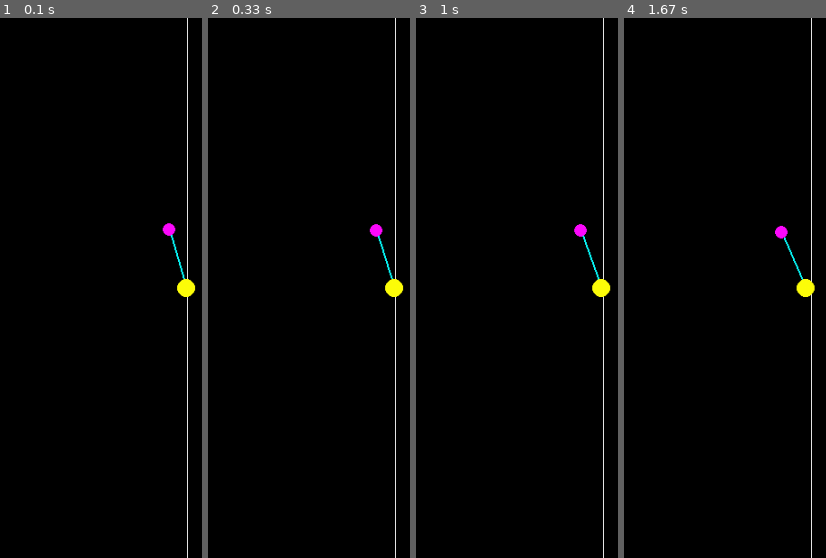
Above: before the commit, frames 1-4 (left to right).
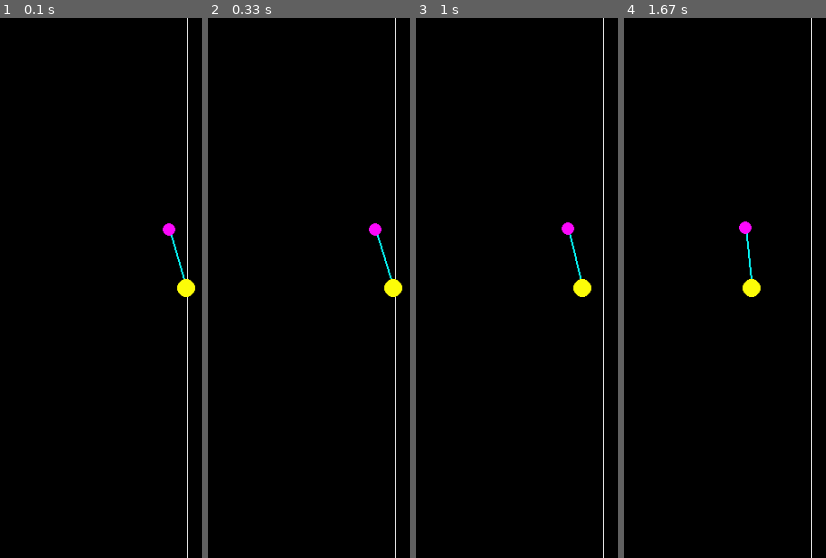
Above: after the commit, the same moments.

Repository: troncosoae/tareas-ctrl-intel
Game: pygame game, started from t2/main.py
The game is run twice, just before and just after one commit, with the same random seed, the same clock (stepped at 60 frames per second) and the same inputs.
Inputs:
- Up to frame 1 (0.1 s): no input
- Up to frame 2 (0.33 s): no input
- Up to frame 3 (1 s): no input
- Up to frame 4 (1.67 s): no input

Frame 1 is identical in both runs. In frame 2, 0.2% of the frame differs, in the area x 79-98%, y 37-52%; in frame 3, 1.0%, in the area x 71-97%, y 37-52%; in frame 4, 1.0%.

Commit message:
fuzzy pid

Diff:
--- a/t2/FuzzyTools.py
+++ b/t2/FuzzyTools.py
@@ -1,30 +1,104 @@
 import numpy as np
 from scipy.integrate import quad
+import matplotlib.pyplot as plt
 from Simulation import BasicController
 
 
 class FuzzySet:
-    def __init__(self, membership_funcion):
-        self.mf = membership_funcion
+    def __init__(self, membership_function=lambda x: 0):
+        self.membership_function = membership_function
 
     def membership_value(self, x):
-        return self.mf(x)
+        return self.membership_function(x)
 
 
-class FuzzyController(BasicController):
-    def __init__(self, input_keys=[]):
+class FuzzyPIController(BasicController):
+    def __init__(self, Ts, input_sets, output_sets):
         BasicController.__init__(self)
-        self.sets = {input_key: [] for input_key in input_keys}
-
-    def add_set(self, input_key, fuzzy_set):
-        self.sets[input_key].append(fuzzy_set)
+        self.Ts = Ts
+        self.last_error = 0
+        self.int_error = 0
+        self.input_sets = input_sets
+        self.output_sets = output_sets
 
     def fuzzify_inputs(self, inputs):
-        if inputs.keys() != self.sets.keys():
+        if inputs.keys() != self.input_sets.keys():
             raise Exception('inputs keys must be the same!')
+        membership_values = {}
+        for input_key in inputs:
+            input_value = inputs[input_key]
+            inputs_sets = self.input_sets[input_key]
+            membership_values_for_key = {}
+            for set_key in inputs_sets:
+                membership_values_for_key[set_key] = \
+                    inputs_sets[set_key].membership_value(input_value)
+            membership_values[input_key] = membership_values_for_key
+        print(membership_values)
+        return membership_values
+
+    def inference_model(self, membership_values):
+        e_membership_values = membership_values['e']
+        de_membership_values = membership_values['de']
+
+        output_functions = []
+        for e_set_key in e_membership_values:
+            for de_set_key in de_membership_values:
+                output_set = self.output_sets[
+                    f'e: {e_set_key}; de: {de_set_key}']
+                # print(output_set.membership_function(12.5), e_membership_values[e_set_key], de_membership_values[de_set_key])
+                # print(np.min([
+                #     output_set.membership_function(12.5),
+                #     e_membership_values[e_set_key],
+                #     de_membership_values[de_set_key]
+                # ]))
+
+                def get_output_function(e_set_key, de_set_key, membership_function):
+                    def output_function(x):
+                        return np.min([
+                            membership_function(x),
+                            e_membership_values[e_set_key],
+                            de_membership_values[de_set_key]
+                        ])
+                    return output_function
+                output_function = get_output_function(e_set_key, de_set_key, output_set.membership_function)
+
+                # print('l1', output_function(12.5))
+
+                output_functions.append(output_function)
+
+        print([f(12.5) for f in output_functions])
+        return output_functions
+
+    def defuzzification(self, output_functions):
+        def output_function(x):
+            return np.max([f(x) for f in output_functions])
+        # test = 12.5
+        # print([f(test) for f in output_functions])
+        # print(f'output_function({test})', output_function(test))
+        # x_list = np.linspace(-20, 20, num=2000)
+        # y_list = [output_function(x) for x in x_list]
+        # plt.plot(x_list, y_list)
+        # plt.show()
+        int_fx = quad(lambda x: output_function(x)*x, -20, 20)[0]
+        int_f = quad(lambda x: output_function(x), -20, 20)[0]
+        if int_f == 0:
+            int_f = 1e-10
+        out = int_fx/int_f
+        return out
 
     def next_u(self, error):
-        u = 0
+        e = error
+        de = (error - self.last_error)/self.Ts
+        ie = self.int_error + error
+        self.int_error = ie
+        self.last_error = error
+
+        membership_values = self.fuzzify_inputs({'e': e, 'de': de})
+        output_functions = self.inference_model(membership_values)
+        u = self.defuzzification(output_functions)
+
+        print(f'e: {e:5.5}, de: {de:5.5} -> u: {u:5.5}')
+
         return u
 
 
@@ -54,26 +128,28 @@
 
 
 if __name__ == '__main__':
-    ramp = ramp_function_generator(1, 2)
-    print(ramp(0.5))
-    print(ramp(1.5))
-    print(ramp(2.5))
-    ramp = ramp_function_generator(2, 1)
-    print(ramp(0.5))
-    print(ramp(1.5))
-    print(ramp(2.5))
-    print('-----')
-    trapezoid = trapezoid_function_generator(1, 2, 4, 5)
-    print(trapezoid(0.5))
-    print(trapezoid(1.5))
-    print(trapezoid(3))
-    print(trapezoid(4.5))
-    print(trapezoid(5.5))
-    print(quad(trapezoid, 0, 10))
-    trapezoid = trapezoid_function_generator(1.5, 1.51, 4.5, 4.51)
-    print(trapezoid(0.5))
-    print(trapezoid(1.5))
-    print(trapezoid(3))
-    print(trapezoid(4.5))
-    print(trapezoid(5.5))
-    print(quad(trapezoid, 0, 10))
+    # ramp = ramp_function_generator(1, 2)
+    # print(ramp(0.5))
+    # print(ramp(1.5))
+    # print(ramp(2.5))
+    # ramp = ramp_function_generator(2, 1)
+    # print(ramp(0.5))
+    # print(ramp(1.5))
+    # print(ramp(2.5))
+    # print('-----')
+    # trapezoid = trapezoid_function_generator(1, 2, 4, 5)
+    # print(trapezoid(0.5))
+    # print(trapezoid(1.5))
+    # print(trapezoid(3))
+    # print(trapezoid(4.5))
+    # print(trapezoid(5.5))
+    # print(quad(trapezoid, 0, 10))
+    # trapezoid = trapezoid_function_generator(1.5, 1.51, 4.5, 4.51)
+    # print(trapezoid(0.5))
+    # print(trapezoid(1.5))
+    # print(trapezoid(3))
+    # print(trapezoid(4.5))
+    # print(trapezoid(5.5))
+    # print(quad(trapezoid, 0, 10))
+    fs = FuzzySet()
+    print(fs.membership_value(0))
--- a/t2/main.py
+++ b/t2/main.py
@@ -5,7 +5,8 @@
 from Simulation import Simulation
 from AutomaticControllers import PIDController, ExpertController, \
     ExpertPIController
-from FuzzyTools import FuzzyController
+from FuzzyTools import FuzzyPIController, FuzzySet, \
+    trapezoid_function_generator, ramp_function_generator
 from Measurers import PlotingMeasurer
 
 
@@ -21,7 +22,39 @@
 
     # controller = PIDController(-74, -110, -12, Ts)
     # controller = ExpertPIController(Ts)
-    controller = FuzzyController(['e', 'de'])
+    input_sets = {
+        'e': {
+            'pos': FuzzySet(ramp_function_generator(0.15, 0.16)),
+            'zer': FuzzySet(trapezoid_function_generator(-0.15, -0.14, 0.14, 0.15)),
+            'neg': FuzzySet(ramp_function_generator(-0.15, -0.16))
+        },
+        'de': {
+            'pos': FuzzySet(ramp_function_generator(1, 1.1)),
+            'zer': FuzzySet(trapezoid_function_generator(-1, -0.9, 0.9, 1)),
+            'neg': FuzzySet(ramp_function_generator(-1, -1.1))
+        }
+    }
+    output_sets = {
+        # 'e: pos; de: pos': FuzzySet(trapezoid_function_generator(-15.5, -15, -15, -14.5)),
+        # 'e: pos; de: zer': FuzzySet(trapezoid_function_generator(-13, -12.5, -12.5, -12)),
+        # 'e: pos; de: neg': FuzzySet(trapezoid_function_generator(-10.5, -10, -10, -9.5)),
+        # 'e: zer; de: pos': FuzzySet(trapezoid_function_generator(-3, -2.5, -2.5, -2)),
+        # 'e: zer; de: zer': FuzzySet(trapezoid_function_generator(-0.5, 0, 0, 0.5)),
+        # 'e: zer; de: neg': FuzzySet(trapezoid_function_generator(2, 2.5, 2.5, 3)),
+        # 'e: neg; de: pos': FuzzySet(trapezoid_function_generator(9.5, 10, 10, 10.5)),
+        # 'e: neg; de: zer': FuzzySet(trapezoid_function_generator(12, 12.5, 12.5, 13)),
+        # 'e: neg; de: neg': FuzzySet(trapezoid_function_generator(14.5, 15, 15, 15.5))
+        'e: pos; de: pos': FuzzySet(trapezoid_function_generator(-20, -15, -15, -10)),
+        'e: pos; de: zer': FuzzySet(trapezoid_function_generator(-15, -12.5, -12.5, -10)),
+        'e: pos; de: neg': FuzzySet(trapezoid_function_generator(-15, -10, -10, -5)),
+        'e: zer; de: pos': FuzzySet(trapezoid_function_generator(-5, -2.5, -2.5, 0)),
+        'e: zer; de: zer': FuzzySet(trapezoid_function_generator(-5, 0, 0, 5)),
+        'e: zer; de: neg': FuzzySet(trapezoid_function_generator(0, 2.5, 2.5, 5)),
+        'e: neg; de: pos': FuzzySet(trapezoid_function_generator(5, 10, 10, 15)),
+        'e: neg; de: zer': FuzzySet(trapezoid_function_generator(10, 12.5, 12.5, 15)),
+        'e: neg; de: neg': FuzzySet(trapezoid_function_generator(10, 15, 15, 20))
+    }
+    controller = FuzzyPIController(Ts, input_sets, output_sets)
     sim.add_controller(controller)
     measurer = PlotingMeasurer()
     sim.add_measurer(measurer)
